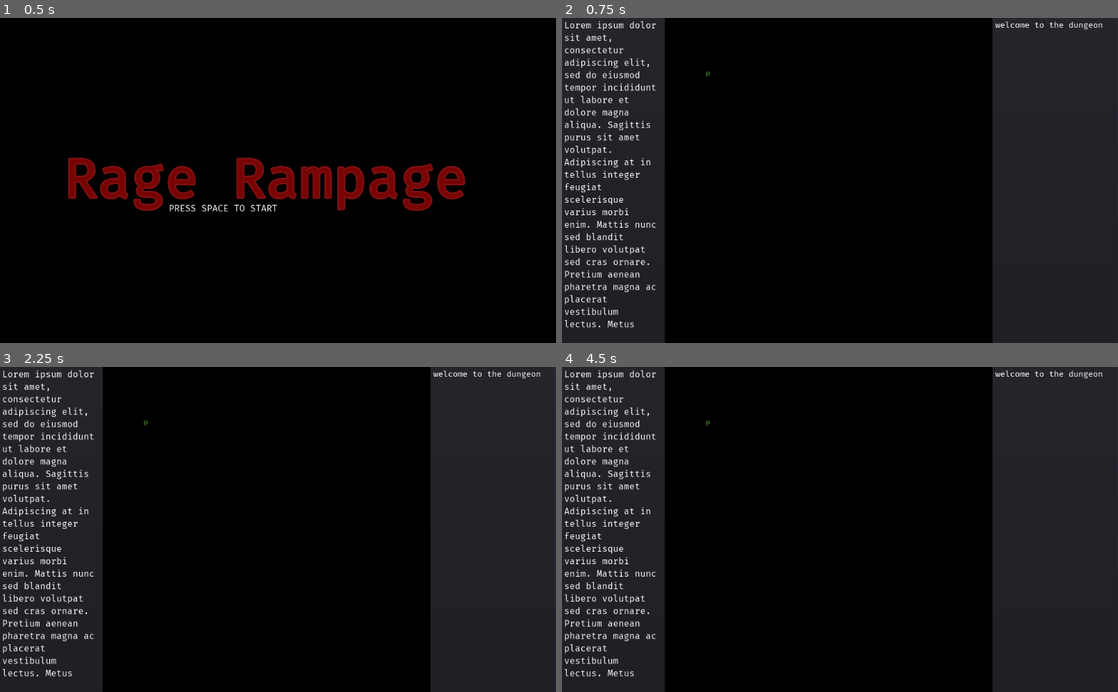
Above: before the commit, frames 1-4 (two rows, left to right).
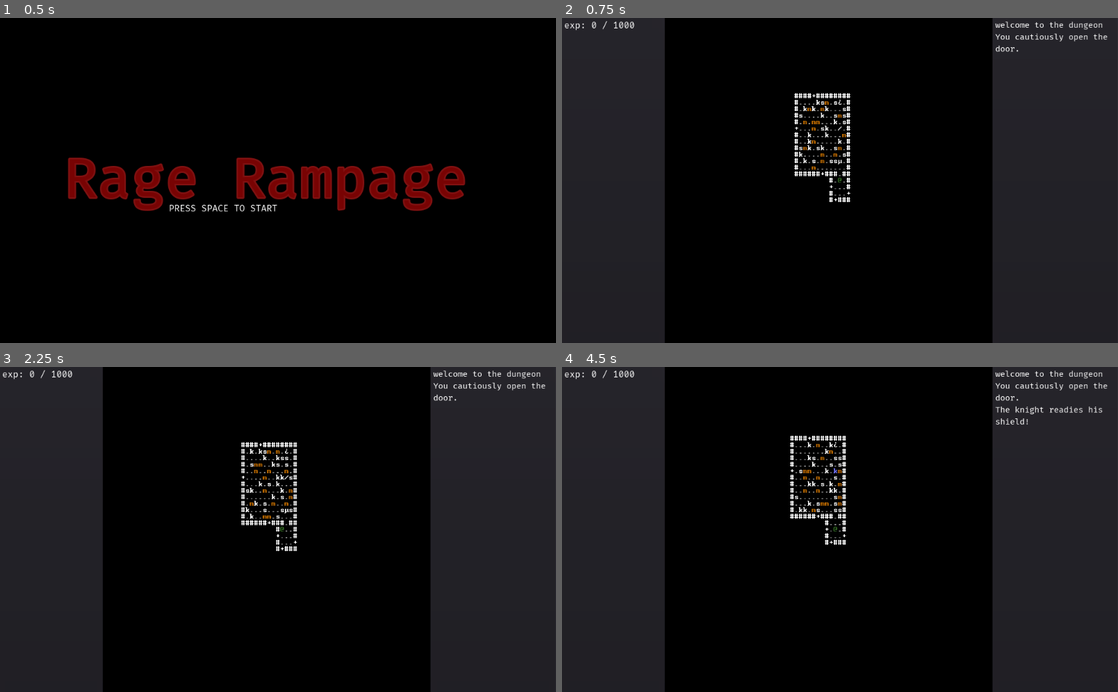
Above: after the commit, the same moments.

Repository: redxaxder/7DRL2022
Game: Godot game, scene res://scenes/root.tscn
The game is run twice, just before and just after one commit, with the same random seed, the same clock (stepped at 60 frames per second) and the same inputs.
Inputs:
- Up to frame 1 (0.5 s): no input
- Up to frame 2 (0.75 s): tap Space (action) at 0.5 s; hold Up (up) from 0.53 s (still down); hold Space (action) from 0.53 s (still down)
- Up to frame 3 (2.25 s): release Space (action) at 1.28 s; tap Enter (level_up) at 1.35, 2 s; release Up (up) at 2.03 s; hold Left (left) from 2.03 s (still down); hold . (pass) from 2.03 s (still down)
- Up to frame 4 (4.5 s): tap Space (action) at 2.75, 2.85, 4.25 s; release . (pass) at 2.78 s; tap Enter (level_up) at 3.5 s; release Left (left) at 3.53 s; hold Down (down) 3.53-4.28 s; hold Enter (level_up) 3.53-4.28 s; hold Right (right) from 4.28 s (still down); tap . (pass) at 4.35 s

Frame 1 is identical in both runs. In frame 2, 4.0% of the frame differs, in the area x 0-99%, y 0-96%; in frame 3, 4.0%; in frame 4, 4.2%.
Error before the commit: Parse Error: The identifier "Scheduler" isn't a valid type (not a script or class), or couldn't be found on base "self". (res://scenes/director.gd:11)

Commit message:
fast dijkstra

Diff:
--- a/lib/const.gd
+++ b/lib/const.gd
@@ -18,6 +18,7 @@
 var PICKUPS = "pickups"
 var BLOCKER = "blocker"
 var PROJECTILE_BLOCKER = "projectile_blocker"
+var PATHING_BLOCKER = "pathing_blocker"
 var FURNITURE = "furniture"
 
 #debuffs
--- a/lib/dijkstra.gd
+++ b/lib/dijkstra.gd
@@ -1,20 +1,31 @@
 class_name Dijkstra
 
-const dijkstra_map_now_limit = 30
-const dijkstra_map_later_budget = 400
+var dijkstra_now_budget: int = 2000
+var dijkstra_backlog_budget = 2000
+var destination_decay: int = 1
+var backlog_cliff: int
+const big: int = 100000000000000000
 
+var constants: Const = preload("res://lib/const.gd").new()
 var terrain: Terrain
-
+var locationService: LocationService
 
 var dijkstra_map = []
+var backlog = []
 var destination_score: int = 0
-const destination_decay: int = 1
-const big: int = 100000000000000000
 
-func _init(t: Terrain):
+func _init(t: Terrain, ls: LocationService, now_budget = 2000, backlog_budget = 2000, decay = 1, cliff = 15):
 	terrain = t
+	locationService = ls
+	dijkstra_now_budget = now_budget
+	dijkstra_backlog_budget = backlog_budget
+	destination_decay = decay
+	backlog_cliff = cliff
+
+func refresh():
 	dijkstra_map.clear()
 	dijkstra_map.resize(terrain.contents.size())
+	destination_score = 0
 	for i in range(terrain.contents.size()):
 		if terrain.contents[i] == '#':
 			dijkstra_map[i] = null
@@ -23,14 +34,14 @@
 
 func d_score(v: Vector2) -> int:
 	var ix = terrain.to_linear(v.x,v.y)
-	if ix >= dijkstra_map.size() || ix < 0:
-		return 100000
-	var x = dijkstra_map[ix]
-	if x == null:
-		return 100000
-	return x
+	return _score(ix)
 
-func update_map(targets: Array):
+func tick():
+	print("tick {0} {1}".format([destination_score, backlog.size()]))
+	destination_score -= destination_decay
+	backlog = _propagate(backlog, dijkstra_backlog_budget, backlog_cliff)
+
+func update(targets: Array):
 	var live = []
 	var w: int = terrain.width
 	for t in targets:
@@ -41,9 +52,10 @@
 			live.push_back(ix - w)
 			live.push_back(ix + 1)
 			live.push_back(ix - 1)
-	propagate(live)
+	var remaining = _propagate(live,dijkstra_now_budget,1)
+	backlog += remaining
 
-func score(ix: int) -> int:
+func _score(ix: int) -> int:
 	if ix >= dijkstra_map.size() || ix < 0:
 		return big
 	var x = dijkstra_map[ix]
@@ -51,7 +63,7 @@
 		return big
 	return x
 
-func propagate(live: Array, budget = 8000, cliff = 1) -> Array:
+func _propagate(live: Array, budget: int, cliff: int) -> Array:
 	var next = []
 	var tmp
 	var w: int = terrain.width
@@ -61,11 +73,17 @@
 		for ix in live:
 			if ix >= 0 && ix < dijkstra_map.size() && dijkstra_map[ix] != null:
 				var smallest = big
+				var neighbors = []
 				for t in [ix + w, ix - w, ix + 1, ix - 1]:
-					smallest = min(smallest,score(t))
+					var x = int(t) % int(w)
+# warning-ignore:integer_division
+					var y = int(t) / int(w)
+					if locationService.lookup(Vector2(x,y),constants.PATHING_BLOCKER).size() == 0 && dijkstra_map[ix] != null:
+						smallest = min(smallest,_score(t))
+						neighbors.append(t)
 				if dijkstra_map[ix] > smallest + cliff:
 					dijkstra_map[ix] = smallest + 1
-					for t in [ix + w, ix - w, ix + 1, ix - 1]:
+					for t in neighbors:
 						next.push_back(t)
 		tmp = live
 		live = next
--- a/lib/mob.gd
+++ b/lib/mob.gd
@@ -1,6 +1,8 @@
 extends Actor
 
 class_name Mob
+
+var pc_dijkstra: Dijkstra
 
 signal killed_by_pc(label)
 
@@ -20,24 +22,26 @@
 func seek_to_player() -> Vector2:
 	# find the smallest direction in the d_map
 	var e = get_pos()
-	var smallest_val = terrain.d_score(e)
-	var candidates = [Vector2(e.x + 1, e.y), Vector2(e.x, e.y + 1), Vector2(e.x - 1, e.y), Vector2(e.x, e.y - 1)]
+	var smallest_val = pc_dijkstra.d_score(e)
+	var candidates = [e, Vector2(e.x + 1, e.y), Vector2(e.x, e.y + 1), Vector2(e.x - 1, e.y), Vector2(e.x, e.y - 1)]
+	var scores = []
 	for c in candidates:
-		var t = terrain.d_score(c)
+		var t = pc_dijkstra.d_score(c)
+		scores.append(t)
 		if t:
 			smallest_val = min(smallest_val, t)
 
 	var legal_candidates = []
 	for c in candidates:
 		if self.locationService.lookup(c, constants.BLOCKER).size() == 0:
-			if terrain.atv(c) != '#':
+			if !terrain.is_wall(c):
 				legal_candidates.append(c)
 	if legal_candidates.size() == 0:
 		return get_pos()
 
 	var final_candidates = []
 	for c in legal_candidates:
-		if terrain.d_score(c) == smallest_val:
+		if pc_dijkstra.d_score(c) == smallest_val:
 			final_candidates.append(c)
 
 	if final_candidates.size() == 0:
--- a/project.godot
+++ b/project.godot
@@ -35,6 +35,11 @@
 "path": "res://lib/const.gd"
 }, {
 "base": "Reference",
+"class": "Dijkstra",
+"language": "GDScript",
+"path": "res://lib/dijkstra.gd"
+}, {
+"base": "Reference",
 "class": "Dir",
 "language": "GDScript",
 "path": "res://lib/dir.gd"
@@ -54,6 +59,11 @@
 "language": "GDScript",
 "path": "res://scenes/LocationService.gd"
 }, {
+"base": "Resource",
+"class": "Map",
+"language": "GDScript",
+"path": "res://resources/map.gd"
+}, {
 "base": "Actor",
 "class": "Mob",
 "language": "GDScript",
@@ -78,6 +88,11 @@
 "class": "Pickup",
 "language": "GDScript",
 "path": "res://pickups/pickup.gd"
+}, {
+"base": "Node",
+"class": "Scheduler",
+"language": "GDScript",
+"path": "res://scenes/Scheduler.gd"
 }, {
 "base": "Reference",
 "class": "Screen",
@@ -100,15 +115,18 @@
 "Cam": "",
 "CombatLog": "",
 "Const": "",
+"Dijkstra": "",
 "Dir": "",
 "Director": "",
 "Door": "",
 "LocationService": "",
+"Map": "",
 "Mob": "",
 "PC": "",
 "Perk": "",
 "PerkCard": "",
 "Pickup": "",
+"Scheduler": "",
 "Screen": "",
 "Terrain": "",
 "Weapon": ""
@@ -129,84 +147,84 @@
 
 ui_select={
 "deadzone": 0.5,
-"events": [ Object(InputEventKey,"resource_local_to_scene":false,"resource_name":"","device":0,"alt":false,"shift":false,"control":false,"meta":false,"command":false,"pressed":false,"scancode":32,"physical_scancode":0,"unicode":0,"echo":false,"script":null)
+"events": [ Object(InputEventKey,"resource_local_to_scene":false,"resource_name":"","device":0,"alt":false,"shift":false,"control":false,"meta":false,"command":false,"pressed":false,"scancode":32,"unicode":0,"echo":false,"script":null)
 , Object(InputEventJoypadButton,"resource_local_to_scene":false,"resource_name":"","device":0,"button_index":3,"pressure":0.0,"pressed":false,"script":null)
-, Object(InputEventKey,"resource_local_to_scene":false,"resource_name":"","device":0,"alt":false,"shift":false,"control":false,"meta":false,"command":false,"pressed":false,"scancode":16777221,"physical_scancode":0,"unicode":0,"echo":false,"script":null)
+, Object(InputEventKey,"resource_local_to_scene":false,"resource_name":"","device":0,"alt":false,"shift":false,"control":false,"meta":false,"command":false,"pressed":false,"scancode":16777221,"unicode":0,"echo":false,"script":null)
  ]
 }
 ui_left={
 "deadzone": 0.5,
-"events": [ Object(InputEventKey,"resource_local_to_scene":false,"resource_name":"","device":0,"alt":false,"shift":false,"control":false,"meta":false,"command":false,"pressed":false,"scancode":16777231,"physical_scancode":0,"unicode":0,"echo":false,"script":null)
+"events": [ Object(InputEventKey,"resource_local_to_scene":false,"resource_name":"","device":0,"alt":false,"shift":false,"control":false,"meta":false,"command":false,"pressed":false,"scancode":16777231,"unicode":0,"echo":false,"script":null)
 , Object(InputEventJoypadButton,"resource_local_to_scene":false,"resource_name":"","device":0,"button_index":14,"pressure":0.0,"pressed":false,"script":null)
-, Object(InputEventKey,"resource_local_to_scene":false,"resource_name":"","device":0,"alt":false,"shift":false,"control":false,"meta":false,"command":false,"pressed":false,"scancode":65,"physical_scancode":0,"unicode":0,"echo":false,"script":null)
-, Object(InputEventKey,"resource_local_to_scene":false,"resource_name":"","device":0,"alt":false,"shift":false,"control":false,"meta":false,"command":false,"pressed":false,"scancode":72,"physical_scancode":0,"unicode":0,"echo":false,"script":null)
+, Object(InputEventKey,"resource_local_to_scene":false,"resource_name":"","device":0,"alt":false,"shift":false,"control":false,"meta":false,"command":false,"pressed":false,"scancode":65,"unicode":0,"echo":false,"script":null)
+, Object(InputEventKey,"resource_local_to_scene":false,"resource_name":"","device":0,"alt":false,"shift":false,"control":false,"meta":false,"command":false,"pressed":false,"scancode":72,"unicode":0,"echo":false,"script":null)
  ]
 }
 ui_right={
 "deadzone": 0.5,
-"events": [ Object(InputEventKey,"resource_local_to_scene":false,"resource_name":"","device":0,"alt":false,"shift":false,"control":false,"meta":false,"command":false,"pressed":false,"scancode":16777233,"physical_scancode":0,"unicode":0,"echo":false,"script":null)
+"events": [ Object(InputEventKey,"resource_local_to_scene":false,"resource_name":"","device":0,"alt":false,"shift":false,"control":false,"meta":false,"command":false,"pressed":false,"scancode":16777233,"unicode":0,"echo":false,"script":null)
 , Object(InputEventJoypadButton,"resource_local_to_scene":false,"resource_name":"","device":0,"button_index":15,"pressure":0.0,"pressed":false,"script":null)
-, Object(InputEventKey,"resource_local_to_scene":false,"resource_name":"","device":0,"alt":false,"shift":false,"control":false,"meta":false,"command":false,"pressed":false,"scancode":68,"physical_scancode":0,"unicode":0,"echo":false,"script":null)
-, Object(InputEventKey,"resource_local_to_scene":false,"resource_name":"","device":0,"alt":false,"shift":false,"control":false,"meta":false,"command":false,"pressed":false,"scancode":76,"physical_scancode":0,"unicode":0,"echo":false,"script":null)
+, Object(InputEventKey,"resource_local_to_scene":false,"resource_name":"","device":0,"alt":false,"shift":false,"control":false,"meta":false,"command":false,"pressed":false,"scancode":68,"unicode":0,"echo":false,"script":null)
+, Object(InputEventKey,"resource_local_to_scene":false,"resource_name":"","device":0,"alt":false,"shift":false,"control":false,"meta":false,"command":false,"pressed":false,"scancode":76,"unicode":0,"echo":false,"script":null)
  ]
 }
 ui_up={
 "deadzone": 0.5,
-"events": [ Object(InputEventKey,"resource_local_to_scene":false,"resource_name":"","device":0,"alt":false,"shift":false,"control":false,"meta":false,"command":false,"pressed":false,"scancode":16777232,"physical_scancode":0,"unicode":0,"echo":false,"script":null)
+"events": [ Object(InputEventKey,"resource_local_to_scene":false,"resource_name":"","device":0,"alt":false,"shift":false,"control":false,"meta":false,"command":false,"pressed":false,"scancode":16777232,"unicode":0,"echo":false,"script":null)
 , Object(InputEventJoypadButton,"resource_local_to_scene":false,"resource_name":"","device":0,"button_index":12,"pressure":0.0,"pressed":false,"script":null)
-, Object(InputEventKey,"resource_local_to_scene":false,"resource_name":"","device":0,"alt":false,"shift":false,"control":false,"meta":false,"command":false,"pressed":false,"scancode":87,"physical_scancode":0,"unicode":0,"echo":false,"script":null)
-, Object(InputEventKey,"resource_local_to_scene":false,"resource_name":"","device":0,"alt":false,"shift":false,"control":false,"meta":false,"command":false,"pressed":false,"scancode":75,"physical_scancode":0,"unicode":0,"echo":false,"script":null)
+, Object(InputEventKey,"resource_local_to_scene":false,"resource_name":"","device":0,"alt":false,"shift":false,"control":false,"meta":false,"command":false,"pressed":false,"scancode":87,"unicode":0,"echo":false,"script":null)
+, Object(InputEventKey,"resource_local_to_scene":false,"resource_name":"","device":0,"alt":false,"shift":false,"control":false,"meta":false,"command":false,"pressed":false,"scancode":75,"unicode":0,"echo":false,"script":null)
  ]
 }
 ui_down={
 "deadzone": 0.5,
-"events": [ Object(InputEventKey,"resource_local_to_scene":false,"resource_name":"","device":0,"alt":false,"shift":false,"control":false,"meta":false,"command":false,"pressed":false,"scancode":16777234,"physical_scancode":0,"unicode":0,"echo":false,"script":null)
+"events": [ Object(InputEventKey,"resource_local_to_scene":false,"resource_name":"","device":0,"alt":false,"shift":false,"control":false,"meta":false,"command":false,"pressed":false,"scancode":16777234,"unicode":0,"echo":false,"script":null)
 , Object(InputEventJoypadButton,"resource_local_to_scene":false,"resource_name":"","device":0,"button_index":13,"pressure":0.0,"pressed":false,"script":null)
-, Object(InputEventKey,"resource_local_to_scene":false,"resource_name":"","device":0,"alt":false,"shift":false,"control":false,"meta":false,"command":false,"pressed":false,"scancode":83,"physical_scancode":0,"unicode":0,"echo":false,"script":null)
-, Object(InputEventKey,"resource_local_to_scene":false,"resource_name":"","device":0,"alt":false,"shift":false,"control":false,"meta":false,"command":false,"pressed":false,"scancode":74,"physical_scancode":0,"unicode":0,"echo":false,"script":null)
+, Object(InputEventKey,"resource_local_to_scene":false,"resource_name":"","device":0,"alt":false,"shift":false,"control":false,"meta":false,"command":false,"pressed":false,"scancode":83,"unicode":0,"echo":false,"script":null)
+, Object(InputEventKey,"resource_local_to_scene":false,"resource_name":"","device":0,"alt":false,"shift":false,"control":false,"meta":false,"command":false,"pressed":false,"scancode":74,"unicode":0,"echo":false,"script":null)
  ]
 }
 up={
 "deadzone": 0.5,
-"events": [ Object(InputEventKey,"resource_local_to_scene":false,"resource_name":"","device":0,"alt":false,"shift":false,"control":false,"meta":false,"command":false,"pressed":false,"scancode":16777232,"physical_scancode":0,"unicode":0,"echo":false,"script":null)
-, Object(InputEventKey,"resource_local_to_scene":false,"resource_name":"","device":0,"alt":false,"shift":false,"control":false,"meta":false,"command":false,"pressed":false,"scancode":75,"physical_scancode":0,"unicode":0,"echo":false,"script":null)
-, Object(InputEventKey,"resource_local_to_scene":false,"resource_name":"","device":0,"alt":false,"shift":false,"control":false,"meta":false,"command":false,"pressed":false,"scancode":87,"physical_scancode":0,"unicode":0,"echo":false,"script":null)
+"events": [ Object(InputEventKey,"resource_local_to_scene":false,"resource_name":"","device":0,"alt":false,"shift":false,"control":false,"meta":false,"command":false,"pressed":false,"scancode":16777232,"unicode":0,"echo":false,"script":null)
+, Object(InputEventKey,"resource_local_to_scene":false,"resource_name":"","device":0,"alt":false,"shift":false,"control":false,"meta":false,"command":false,"pressed":false,"scancode":75,"unicode":0,"echo":false,"script":null)
+, Object(InputEventKey,"resource_local_to_scene":false,"resource_name":"","device":0,"alt":false,"shift":false,"control":false,"meta":false,"command":false,"pressed":false,"scancode":87,"unicode":0,"echo":false,"script":null)
  ]
 }
 down={
 "deadzone": 0.5,
-"events": [ Object(InputEventKey,"resource_local_to_scene":false,"resource_name":"","device":0,"alt":false,"shift":false,"control":false,"meta":false,"command":false,"pressed":false,"scancode":16777234,"physical_scancode":0,"unicode":0,"echo":false,"script":null)
-, Object(InputEventKey,"resource_local_to_scene":false,"resource_name":"","device":0,"alt":false,"shift":false,"control":false,"meta":false,"command":false,"pressed":false,"scancode":74,"physical_scancode":0,"unicode":0,"echo":false,"script":null)
-, Object(InputEventKey,"resource_local_to_scene":false,"resource_name":"","device":0,"alt":false,"shift":false,"control":false,"meta":false,"command":false,"pressed":false,"scancode":83,"physical_scancode":0,"unicode":0,"echo":false,"script":null)
+"events": [ Object(InputEventKey,"resource_local_to_scene":false,"resource_name":"","device":0,"alt":false,"shift":false,"control":false,"meta":false,"command":false,"pressed":false,"scancode":16777234,"unicode":0,"echo":false,"script":null)
+, Object(InputEventKey,"resource_local_to_scene":false,"resource_name":"","device":0,"alt":false,"shift":false,"control":false,"meta":false,"command":false,"pressed":false,"scancode":74,"unicode":0,"echo":false,"script":null)
+, Object(InputEventKey,"resource_local_to_scene":false,"resource_name":"","device":0,"alt":false,"shift":false,"control":false,"meta":false,"command":false,"pressed":false,"scancode":83,"unicode":0,"echo":false,"script":null)
  ]
 }
 left={
 "deadzone": 0.5,
-"events": [ Object(InputEventKey,"resource_local_to_scene":false,"resource_name":"","device":0,"alt":false,"shift":false,"control":false,"meta":false,"command":false,"pressed":false,"scancode":16777231,"physical_scancode":0,"unicode":0,"echo":false,"script":null)
-, Object(InputEventKey,"resource_local_to_scene":false,"resource_name":"","device":0,"alt":false,"shift":false,"control":false,"meta":false,"command":false,"pressed":false,"scancode":72,"physical_scancode":0,"unicode":0,"echo":false,"script":null)
-, Object(InputEventKey,"resource_local_to_scene":false,"resource_name":"","device":0,"alt":false,"shift":false,"control":false,"meta":false,"command":false,"pressed":false,"scancode":65,"physical_scancode":0,"unicode":0,"echo":false,"script":null)
+"events": [ Object(InputEventKey,"resource_local_to_scene":false,"resource_name":"","device":0,"alt":false,"shift":false,"control":false,"meta":false,"command":false,"pressed":false,"scancode":16777231,"unicode":0,"echo":false,"script":null)
+, Object(InputEventKey,"resource_local_to_scene":false,"resource_name":"","device":0,"alt":false,"shift":false,"control":false,"meta":false,"command":false,"pressed":false,"scancode":72,"unicode":0,"echo":false,"script":null)
+, Object(InputEventKey,"resource_local_to_scene":false,"resource_name":"","device":0,"alt":false,"shift":false,"control":false,"meta":false,"command":false,"pressed":false,"scancode":65,"unicode":0,"echo":false,"script":null)
  ]
 }
 right={
 "deadzone": 0.5,
-"events": [ Object(InputEventKey,"resource_local_to_scene":false,"resource_name":"","device":0,"alt":false,"shift":false,"control":false,"meta":false,"command":false,"pressed":false,"scancode":16777233,"physical_scancode":0,"unicode":0,"echo":false,"script":null)
-, Object(InputEventKey,"resource_local_to_scene":false,"resource_name":"","device":0,"alt":false,"shift":false,"control":false,"meta":false,"command":false,"pressed":false,"scancode":76,"physical_scancode":0,"unicode":0,"echo":false,"script":null)
-, Object(InputEventKey,"resource_local_to_scene":false,"resource_name":"","device":0,"alt":false,"shift":false,"control":false,"meta":false,"command":false,"pressed":false,"scancode":68,"physical_scancode":0,"unicode":0,"echo":false,"script":null)
+"events": [ Object(InputEventKey,"resource_local_to_scene":false,"resource_name":"","device":0,"alt":false,"shift":false,"control":false,"meta":false,"command":false,"pressed":false,"scancode":16777233,"unicode":0,"echo":false,"script":null)
+, Object(InputEventKey,"resource_local_to_scene":false,"resource_name":"","device":0,"alt":false,"shift":false,"control":false,"meta":false,"command":false,"pressed":false,"scancode":76,"unicode":0,"echo":false,"script":null)
+, Object(InputEventKey,"resource_local_to_scene":false,"resource_name":"","device":0,"alt":false,"shift":false,"control":false,"meta":false,"command":false,"pressed":false,"scancode":68,"unicode":0,"echo":false,"script":null)
  ]
 }
 pass={
 "deadzone": 0.5,
-"events": [ Object(InputEventKey,"resource_local_to_scene":false,"resource_name":"","device":0,"alt":false,"shift":false,"control":false,"meta":false,"command":false,"pressed":false,"scancode":46,"physical_scancode":0,"unicode":0,"echo":false,"script":null)
+"events": [ Object(InputEventKey,"resource_local_to_scene":false,"resource_name":"","device":0,"alt":false,"shift":false,"control":false,"meta":false,"command":false,"pressed":false,"scancode":46,"unicode":0,"echo":false,"script":null)
  ]
 }
 action={
 "deadzone": 0.5,
-"events": [ Object(InputEventKey,"resource_local_to_scene":false,"resource_name":"","device":0,"alt":false,"shift":false,"control":false,"meta":false,"command":false,"pressed":false,"scancode":32,"physical_scancode":0,"unicode":0,"echo":false,"script":null)
+"events": [ Object(InputEventKey,"resource_local_to_scene":false,"resource_name":"","device":0,"alt":false,"shift":false,"control":false,"meta":false,"command":false,"pressed":false,"scancode":32,"unicode":0,"echo":false,"script":null)
  ]
 }
 level_up={
 "deadzone": 0.5,
-"events": [ Object(InputEventKey,"resource_local_to_scene":false,"resource_name":"","device":0,"alt":false,"shift":false,"control":false,"meta":false,"command":false,"pressed":false,"scancode":16777221,"physical_scancode":0,"unicode":0,"echo":false,"script":null)
+"events": [ Object(InputEventKey,"resource_local_to_scene":false,"resource_name":"","device":0,"alt":false,"shift":false,"control":false,"meta":false,"command":false,"pressed":false,"scancode":16777221,"unicode":0,"echo":false,"script":null)
  ]
 }
 
--- a/scenes/director.gd
+++ b/scenes/director.gd
@@ -9,6 +9,7 @@
 var combatLog: CombatLog
 var parent: Node
 var scheduler: Scheduler
+var pc_dijkstra: Dijkstra
 
 ############templates###################
 const knight_scene: PackedScene = preload("res://sprites/knight.tscn")
@@ -28,19 +29,21 @@
 
 var populated_rooms = {}
 
-func _init(p, t, ls: LocationService, cl: CombatLog, n: Node, s):
+func _init(p, t, ls: LocationService, cl: CombatLog, n: Node, s: Scheduler, pcd: Dijkstra):
 	pc = p
 	terrain = t
 	locationService = ls
 	combatLog = cl
 	parent = n
 	scheduler = s
+	pc_dijkstra = pcd
 	randomize()
 
 
 func load_next_map():
 	populated_rooms = {}
 	terrain.load_map(20000)
+	pc_dijkstra.refresh()
 	area_seen += terrain.width * terrain.height
 	print(area_seen)
 	var starting_room: Vector3 = Vector3(10000,10000,100000)
@@ -129,6 +132,7 @@
 		mob.terrain = terrain
 		mob.combatLog = combatLog
 		mob.locationService = locationService
+		mob.pc_dijkstra = pc_dijkstra
 		mob.set_pos(pos)
 		parent.add_child(mob)
 		return mob
--- a/scenes/run.gd
+++ b/scenes/run.gd
@@ -13,6 +13,7 @@
 onready var level_up_modal = $hud/level_up_modal
 onready var scheduler = $Scheduler
 var director: Director
+var pc_dijkstra: Dijkstra
 
 signal end_player_turn()
 
@@ -30,7 +31,8 @@
 	pc.terrain = terrain
 	pc.combatLog = combatLog
 	pc.locationService = locationService
-	director = Director.new(pc, terrain, locationService, combatLog, self, scheduler)
+	pc_dijkstra = Dijkstra.new(terrain, locationService)
+	director = Director.new(pc, terrain, locationService, combatLog, self, scheduler, pc_dijkstra)
 	scheduler.register_actor(pc)
 	director.load_next_map()
 	connect(constants.END_PLAYER_TURN, scheduler, "_end_player_turn")
@@ -84,8 +86,10 @@
 		if acted:
 			tick += 1
 			pc.tick()
-			print("scheduler: {0}".format([scheduler.actors.keys().size()]))
-			print("ls: {0}".format([locationService.__forward.keys().size()]))
+			pc_dijkstra.update([pc.get_pos()])
+			pc_dijkstra.tick()
+#			print("scheduler: {0}".format([scheduler.actors.keys().size()]))
+#			print("ls: {0}".format([locationService.__forward.keys().size()]))
 			update_status()
 			emit_signal(constants.END_PLAYER_TURN)
 
--- a/scenes/terrain.gd
+++ b/scenes/terrain.gd
@@ -11,11 +11,8 @@
 #var hole_punch_chance: float = 0.1
 
 var contents: Array = []
-var dijkstra_map: Array = []
 var blood_map: Array = []
 var active_rooms: Dictionary = {} # used as a set. room -> 0
-
-const dijstra_map_limit = 70
 
 const cosmetic_map_seed: int = 68000
 
@@ -31,15 +28,6 @@
 func in_bounds(v: Vector2) -> bool:
 	return v.x >= 0 && v.x < width && v.y >= 0 && v.y < height
 
-func d_score(v: Vector2) -> int:
-	var ix = to_linear(v.x,v.y)
-	if ix >= dijkstra_map.size() || ix < 0:
-		return 100000
-	var x = dijkstra_map[ix]
-	if x == null:
-		return 100000
-	return x
-
 func _ready():
 	randomize()
 
@@ -48,52 +36,6 @@
 
 func to_linear(x,y) -> int:
 	return width * y + x
-
-func update_dijkstra_map(dest: Array):
-	var d_map: Array = []
-	d_map.clear()
-	d_map.resize(contents.size())
-	# initialize all non-wall things to a very high number
-	for i in range(contents.size()):
-		if contents[i] == '#':
-			d_map[i] = null
-		else:
-			d_map[i] = 1000000
-	# initialize all destinations to 0
-	for v in dest:
-		d_map[to_linear(v.x, v.y)] = 0
-	var live: Array = []
-	var next: Array = []
-	for v in dest:
-		var ix = to_linear(v.x, v.y)
-		for n in neighbors(ix):
-			live.append(n)
-	var prev
-	var tmp
-	while live.size() > 0:
-		next.clear()
-		for i in live:
-			if i != prev:
-				prev = i
-				if d_map[i] != null:
-					var ns = neighbors(i)
-					var neighs: Array = []
-					for n in ns:
-						var v = d_map[n]
-						if v != null:
-							neighs.push_back(d_map[n])
-					if neighs.size() > 0:
-						var m: int = array_min(neighs)
-						if d_map[i] and d_map[i] > m + 1:
-							d_map[i] = array_min(neighs) + 1
-							if m <= dijstra_map_limit:
-								for n in ns:
-									next.append(n)
-		tmp = live
-		live = next
-		next = tmp
-		next.sort()
-	dijkstra_map = d_map
 
 func neighbors(i: int) -> Array:
 	var arr: Array = []
--- a/sprites/door.gd
+++ b/sprites/door.gd
@@ -10,6 +10,7 @@
 	add_to_group(self.constants.FURNITURE)
 	add_to_group(self.constants.BLOCKER)
 	add_to_group(self.constants.PROJECTILE_BLOCKER)
+	add_to_group(self.constants.PATHING_BLOCKER)
 
 func kick(dir: int) -> bool:
 	combatLog.say("The door goes flying!")
--- a/sprites/knight.gd
+++ b/sprites/knight.gd
@@ -21,7 +21,7 @@
 	if not blocking:
 		# chance to block increases linearly with proximity to player
 		var pos = self.get_pos()
-		var distance = terrain.d_score(pos)
+		var distance = pc_dijkstra.d_score(pos)
 		if distance == null || distance <= 0:
 			distance = 100000
 		var block_chance: float = 1.0 / float(distance) * max_block_chance
--- a/sprites/pc.gd
+++ b/sprites/pc.gd
@@ -149,7 +149,6 @@
 		return true
 	else:
 		animated_move_to(pos)
-		terrain.update_dijkstra_map([pos])
 		update()
 		return true
 
